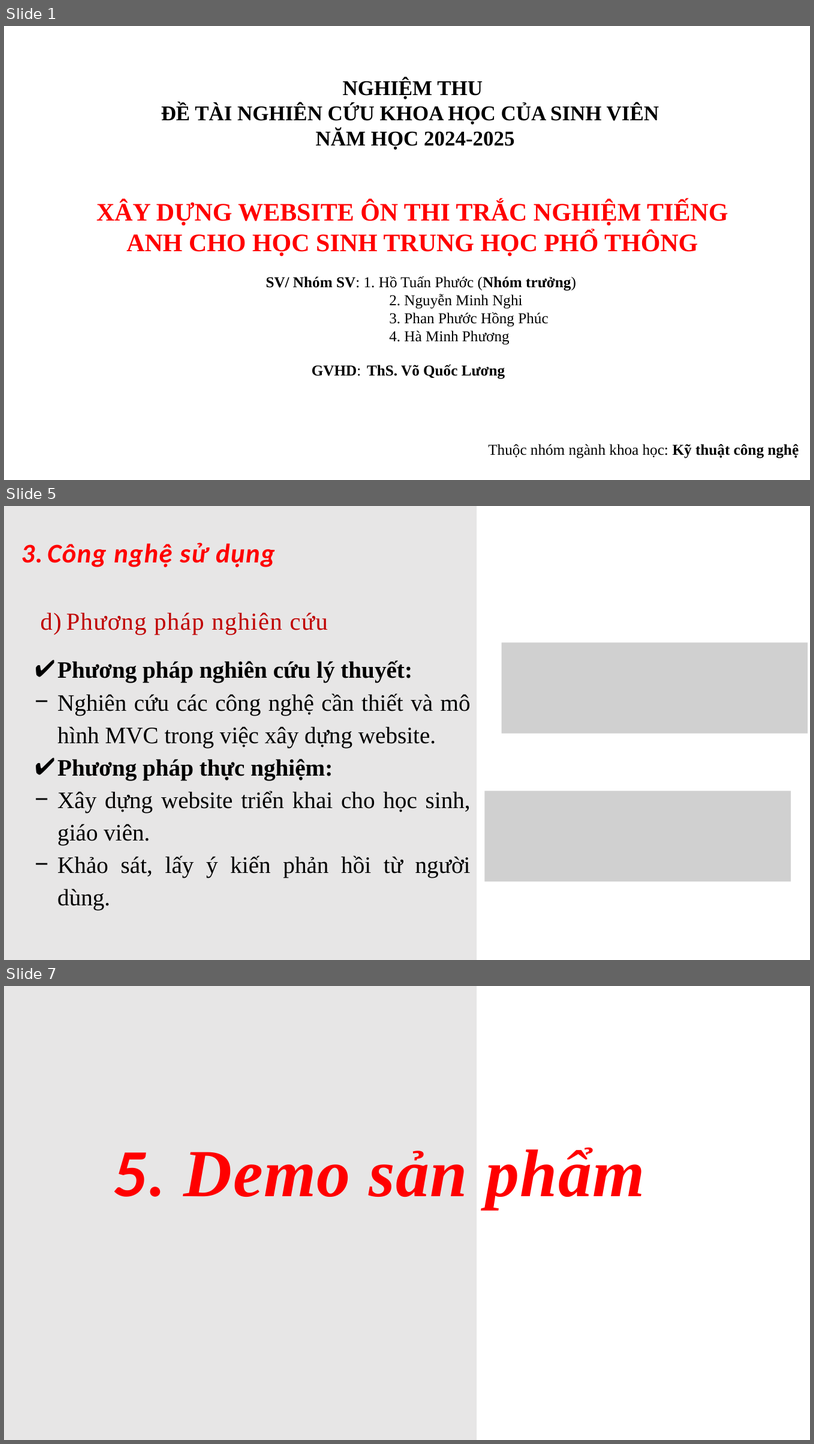
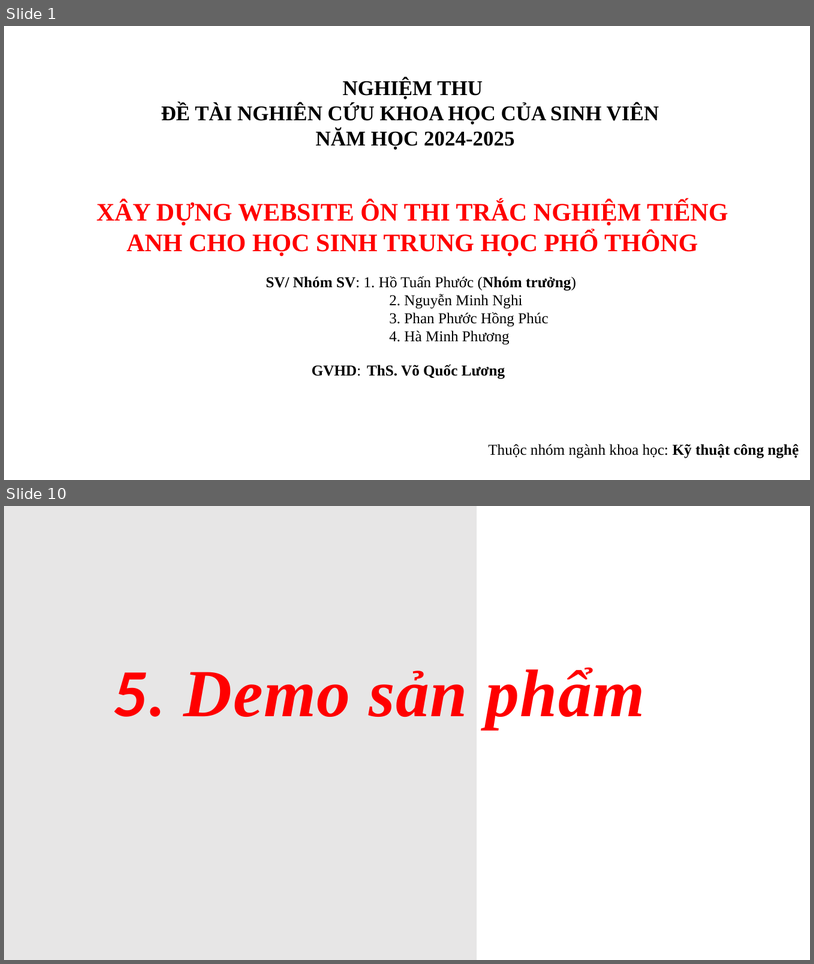
Before and after one commit to minhnghi123/React-WebTracNghiemTiengAnhTHPT, a slide deck: 2.HoTuanPhuoc_ThS.Võ Quốc Lương/2. Hồ Tuấn Phước_ThS.Võ Quốc Lương.pptx. Shown one above the other, each under a label of ours: slides 1, 5 and 7 before the commit, slides 1 and 10 after it; the slides between them are not shown. The pictures are 814x1444 and 814x964 pixels, drawn with LibreOffice and Linux fonts; fonts in the diff are those of the drawing; grey boxes stand for pictures. Boxes give left, top, right and bottom in pixels: in the first picture for what was removed or moved away, otherwise in the second. Text is boxed around its words. In the diff, an @@ line names an element or a change of style, - is before the commit and + after.

```diff
--- a/2.HoTuanPhuoc_ThS.Võ Quốc Lương/2. Hồ Tuấn Phước_ThS.Võ Quốc Lương.pptx
+++ b/2.HoTuanPhuoc_ThS.Võ Quốc Lương/2. Hồ Tuấn Phước_ThS.Võ Quốc Lương.pptx
@@ slide 5 removed at [4, 506, 810, 960], background #FFFFFF @@
@@ rectangle removed at [4, 506, 477, 960] @@
@@ text removed at [21, 543, 275, 567] @@
-3. Công nghệ sử dụng
@@ text removed at [41, 612, 328, 634] @@
-d) Phương pháp nghiên cứu
@@ picture removed at [502, 643, 808, 733] @@
@@ text removed at [57, 660, 471, 910] @@
-✔ Phương pháp nghiên cứu lý thuyết:
-− Nghiên cứu các công nghệ cần thiết và mô hình MVC trong việc xây dựng website.
-✔ Phương pháp thực nghiệm:
-− Xây dựng website triển khai cho học sinh, giáo viên.
-− Khảo sát, lấy ý kiến phản hồi từ người dùng.
@@ picture removed at [485, 791, 791, 882] @@
@@ what was slide 7 is now slide 10 @@
```
Also in this commit, not shown: 4 slides changed, 4 slides added.
